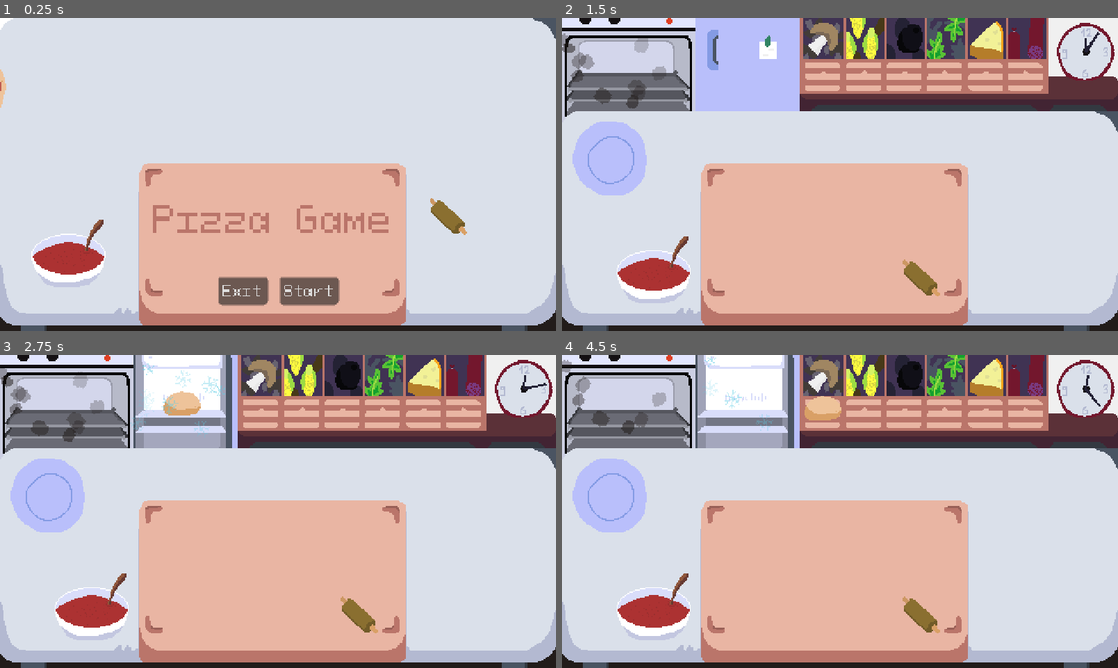
Above: before the commit, frames 1-4 (two rows, left to right).
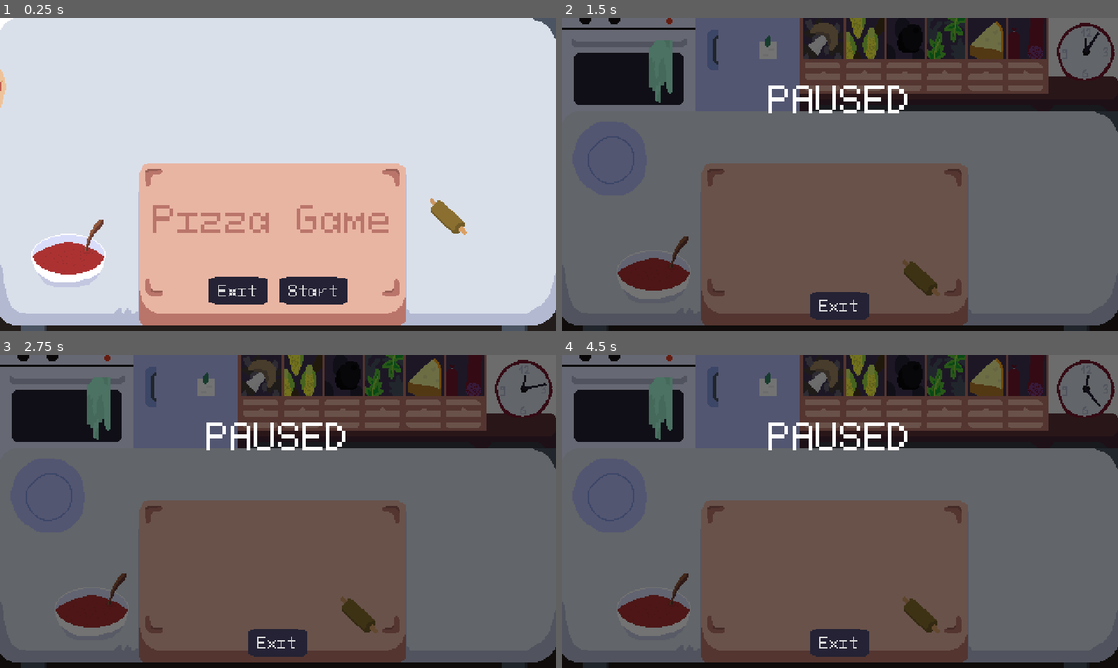
Above: after the commit, the same moments.

Repository: martindzejky/pizza-game
Game: Godot game, scene res://scenes/start.tscn
Two runs of this game, one before a commit and one after it. Both use one fixed random seed, a clock stepped at 60 frames per second and the inputs below.
Inputs (mouse positions are in pixels of both pictures, inside the frame that each line leads up to):
- Up to frame 1 (0.25 s): no input
- Up to frame 2 (1.5 s): click "Start" at 0.5 s; tap Enter at 1.25 s; move the mouse to (628, 64) at 1.27 s; click (628, 64) at 1.42 s
- Up to frame 3 (2.75 s): move the mouse to (183, 401) at 2.02 s; click (183, 401) at 2.17 s
- Up to frame 4 (4.5 s): move the mouse to (745, 405) at 2.77 s; click (745, 405) at 2.92 s; move the mouse to (745, 405) at 3.52 s; click (745, 405) at 3.67 s; move the mouse to (823, 401) at 4.27 s; click (823, 401) at 4.42 s

The runs differ from the first frame. In frame 1, 2.1% of the frame differs, in the area x 37-63%, y 82-92%; in frame 2, 97%, in the area x 0-100%, y 0-100%; in frame 3, 97%; in frame 4, 97%.

Commit message:
basic UI theme done
closes #7

Diff:
--- /dev/null
+++ b/ui/btn-hover-stylebox.tres
@@ -0,0 +1,19 @@
+[gd_resource type="StyleBoxTexture" load_steps=2 format=3 uid="uid://w3erdo5af83"]
+
+[ext_resource type="Texture2D" uid="uid://bstxl0b5iwki7" path="res://sprites/btn-hover.png" id="1_78d4d"]
+
+[resource]
+content_margin_left = 8.0
+content_margin_top = 4.0
+content_margin_right = 8.0
+content_margin_bottom = 4.0
+texture = ExtResource("1_78d4d")
+margin_left = 10.0
+margin_top = 10.0
+margin_right = 10.0
+margin_bottom = 10.0
+expand_margin_left = 4.0
+expand_margin_top = 4.0
+expand_margin_right = 4.0
+expand_margin_bottom = 4.0
+region_rect = Rect2(0, 0, 40, 40)
--- a/ui/pause.tscn
+++ b/ui/pause.tscn
@@ -12,7 +12,6 @@
 script = ExtResource("1_16085")
 
 [node name="root" type="Panel" parent="."]
-visible = false
 anchors_preset = 15
 anchor_right = 1.0
 anchor_bottom = 1.0
@@ -37,12 +36,13 @@
 
 [node name="title" type="Label" parent="root/margin/items"]
 layout_mode = 2
-offset_top = 47.0
+offset_top = 39.0
 offset_right = 460.0
-offset_bottom = 72.0
+offset_bottom = 80.0
 grow_horizontal = 2
 pivot_offset = Vector2(240, 30)
 size_flags_vertical = 6
+theme_type_variation = &"PauseTitle"
 text = "PAUSED"
 horizontal_alignment = 1
 vertical_alignment = 1
@@ -55,15 +55,18 @@
 grow_horizontal = 2
 grow_vertical = 2
 size_flags_vertical = 3
-alignment = 1
+alignment = 2
 
 [node name="end" type="Button" parent="root/margin/items/btns"]
 layout_mode = 2
-offset_top = 48.0
-offset_right = 460.0
-offset_bottom = 72.0
+offset_left = 204.0
+offset_top = 96.0
+offset_right = 256.0
+offset_bottom = 120.0
 grow_horizontal = 2
 grow_vertical = 0
+size_flags_horizontal = 4
+size_flags_vertical = 4
 text = "Exit"
 script = ExtResource("2_koidk")
 
--- a/ui/theme.tres
+++ b/ui/theme.tres
@@ -1,7 +1,34 @@
-[gd_resource type="Theme" load_steps=4 format=3 uid="uid://byysliwit3wgn"]
+[gd_resource type="Theme" load_steps=9 format=3 uid="uid://byysliwit3wgn"]
 
+[ext_resource type="Texture2D" uid="uid://bwmfn4bfqrsso" path="res://sprites/btn.png" id="1_1sbsv"]
 [ext_resource type="Texture2D" uid="uid://c8njfc8pej7pm" path="res://sprites/order-large.png" id="1_db2up"]
+[ext_resource type="StyleBox" uid="uid://w3erdo5af83" path="res://ui/btn-hover-stylebox.tres" id="1_ngcfk"]
 [ext_resource type="FontFile" uid="uid://cjg6wbdr4j87q" path="res://fonts/PixeloidMono-1G8ae.ttf" id="1_xbbro"]
+[ext_resource type="Texture2D" uid="uid://b5cqxajsalfs7" path="res://sprites/btn-pressed.png" id="3_7bmt5"]
+
+[sub_resource type="StyleBoxTexture" id="StyleBoxTexture_i201x"]
+content_margin_left = 8.0
+content_margin_top = 4.0
+content_margin_right = 8.0
+content_margin_bottom = 4.0
+texture = ExtResource("1_1sbsv")
+margin_left = 6.0
+margin_top = 6.0
+margin_right = 6.0
+margin_bottom = 6.0
+region_rect = Rect2(0, 0, 32, 32)
+
+[sub_resource type="StyleBoxTexture" id="StyleBoxTexture_moqv8"]
+content_margin_left = 8.0
+content_margin_top = 4.0
+content_margin_right = 8.0
+content_margin_bottom = 4.0
+texture = ExtResource("3_7bmt5")
+margin_left = 6.0
+margin_top = 6.0
+margin_right = 6.0
+margin_bottom = 6.0
+region_rect = Rect2(0, 0, 32, 32)
 
 [sub_resource type="StyleBoxTexture" id="StyleBoxTexture_qdl7b"]
 texture = ExtResource("1_db2up")
@@ -15,6 +42,10 @@
 default_font = ExtResource("1_xbbro")
 BoxContainer/constants/separation = 10
 Button/font_sizes/font_size = 13
+Button/styles/focus = ExtResource("1_ngcfk")
+Button/styles/hover = ExtResource("1_ngcfk")
+Button/styles/normal = SubResource("StyleBoxTexture_i201x")
+Button/styles/pressed = SubResource("StyleBoxTexture_moqv8")
 GameTitle/base_type = &"Label"
 GameTitle/colors/font_color = Color(0.729412, 0.458824, 0.415686, 1)
 GameTitle/colors/font_outline_color = Color(0.729412, 0.458824, 0.415686, 1)
@@ -30,3 +61,7 @@
 MarginContainer/constants/margin_right = 10
 MarginContainer/constants/margin_top = 10
 PanelContainer/styles/panel = SubResource("StyleBoxTexture_qdl7b")
+PauseTitle/base_type = &"Label"
+PauseTitle/colors/font_color = Color(1, 1, 1, 1)
+PauseTitle/colors/font_outline_color = Color(1, 1, 1, 1)
+PauseTitle/font_sizes/font_size = 31
Binary file added: sprites/btn-hover.png
Not shown, added: sprites/btn-hover.png.import
Binary file added: sprites/btn-pressed.png
Not shown, added: sprites/btn-pressed.png.import
Binary file added: sprites/btn.png
Not shown, added: sprites/btn.png.import
Binary file added: sprites/palette.aseprite
